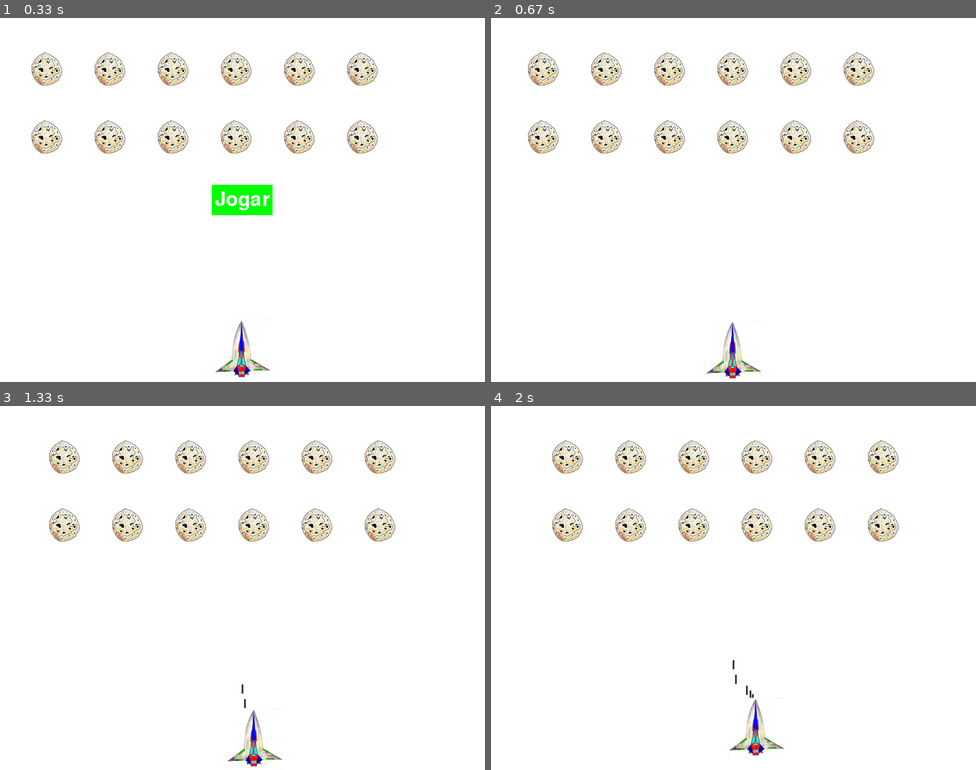
Above: before the commit, frames 1-4 (two rows, left to right).
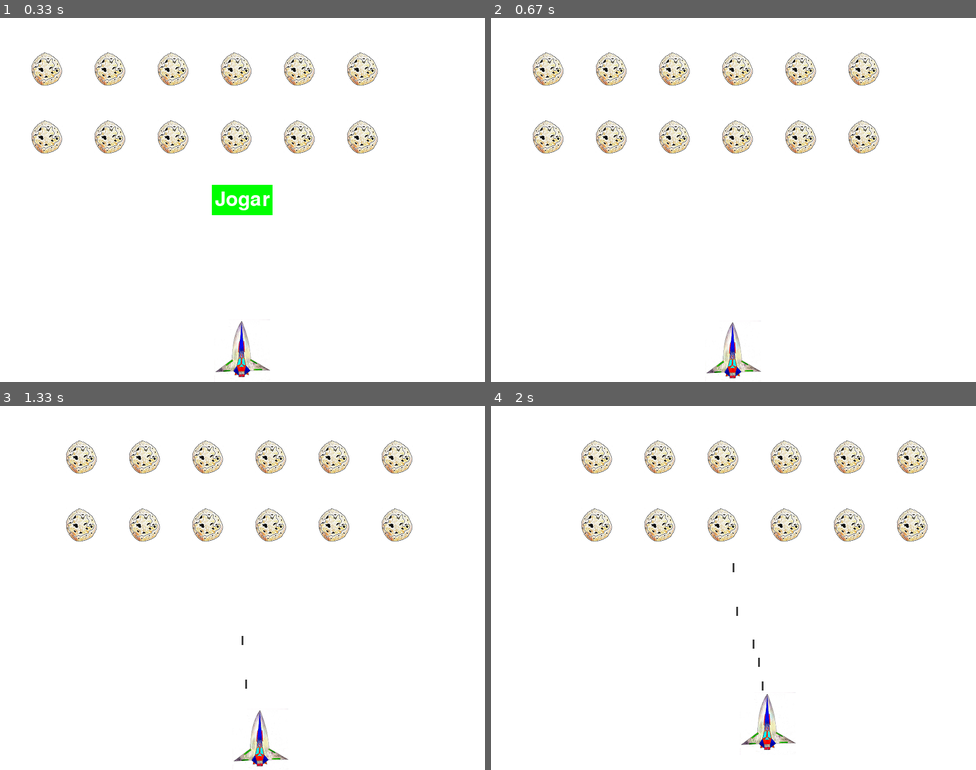
Above: after the commit, the same moments.

Repository: mmmarchetti/pygame_project
Game: pygame game, started from alien_invasion.py
The game is run twice, just before and just after one commit, with the same random seed, the same clock (stepped at 60 frames per second) and the same inputs.
Inputs:
- Up to frame 1 (0.33 s): no input
- Up to frame 2 (0.67 s): click "Jogar" at 0.38 s
- Up to frame 3 (1.33 s): tap Space at 0.67, 1.07 s; hold Right from 1 s (still down)
- Up to frame 4 (2 s): tap Space at 1.37, 1.57, 1.9 s; release Right at 1.47 s; hold Up 1.5-1.8 s; hold Right from 1.83 s (still down)

Frame 1 is identical in both runs. In frame 2, 5.3% of the frame differs, in the area x 7-81%, y 9-38%; in frame 3, 7.9%; in frame 4, 9.3%, in the area x 12-91%, y 9-96%.

Commit message:
botão Jogar

Diff:
--- a/game_functions.py
+++ b/game_functions.py
@@ -136,6 +136,7 @@
 
         # Destrói os projéteis e cria nova frota
         bullets.empty()
+        ai_settings.increase_speed()
         create_fleet(ai_settings, screen, ship, meteors)
 
 
--- a/settings.py
+++ b/settings.py
@@ -15,18 +15,32 @@
         self.bg_color = (255, 255, 255)
 
         # Configuração da espaçonave
-        self.ship_speed_factor = 1
+
         self.ship_limit = 3
 
         # Configuração dos projéteis
-        self.bullet_speed_factor = 1
         self.bullet_width = 3
         self.bullet_height = 15
         self.bullet_color = 60, 60, 60
         self.bullets_allowed = 5
 
         # Configuração de meteors
-        self.meteor_speed_factor = 0.5
         self.fleet_drop_speed = 10
         # fleet igual a 1 represneta direita. -1 esquerda
+
+        # Taxa que a velocidade do jogo aumenta
+        self.speedup_scale = 1.1
+        self.initialize_dynamic_settings()
+
+    def initialize_dynamic_settings(self):
+        """Iniciliza as configurações que mudam no decorrer do jogo"""
+        self.ship_speed_factor = 1.5
+        self.bullet_speed_factor = 3
+        self.meteor_speed_factor = 1
         self.fleet_direction = 1
+
+    def increase_speed(self):
+        """Aumenta a velocidade"""
+        self.ship_speed_factor *= self.speedup_scale
+        self.bullet_speed_factor *= self.speedup_scale
+        self.meteor_speed_factor *= self.speedup_scale
